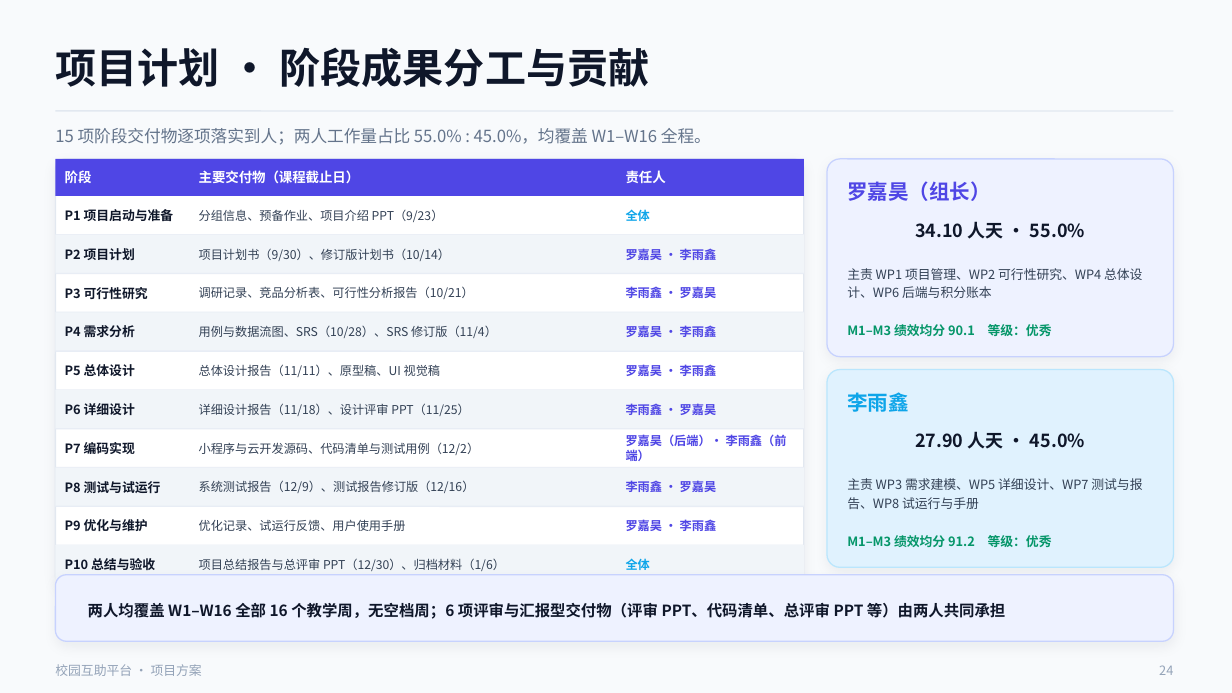
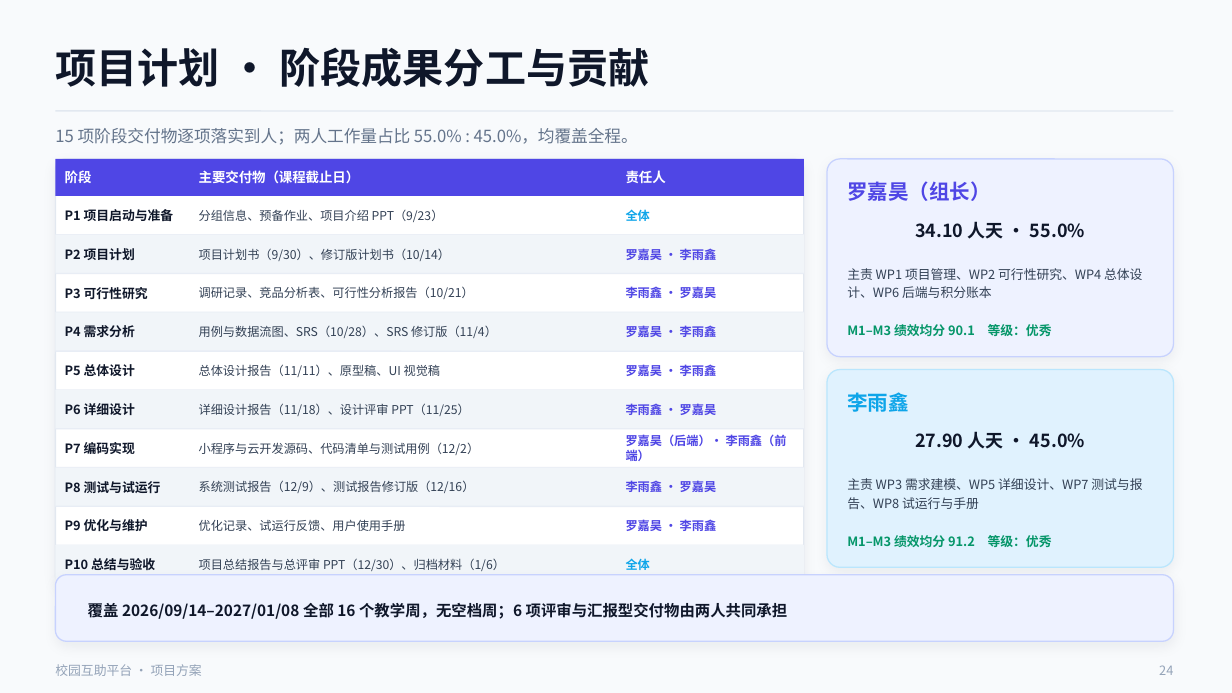
Before and after one commit to lunasama868/SE2026-G22-campus-mutual-aid, a slide deck: slide 24 of assets/SE2026-G22-校园互助平台-项目方案PPT.pptx. Drawn at 1232x693 pixels with LibreOffice and Linux fonts; fonts in the diff are those of the drawing. Boxes give left, top, right and bottom in pixels: in the first picture for what was removed or moved away, otherwise in the second. Text is boxed around its words. In the diff, an @@ line names an element or a change of style, - is before the commit and + after.

Commit message:
docs/ppt: 周次标记 W1-W16 全部替换为明确日历日期
- 项目计划书：正文、表 2-3、表 4-2、表 5-2、表 5-5、附录 A/E 中所有 W 周次改为 2026/09/14 形式的日期
- 表 5-2 逐周负载表改为按日期区间标注，表 5-5 去掉教学周列
- PPT：17 处周次标记改为日期，并精简 4 处因日期变长而溢出的文案

```diff
--- a/assets/SE2026-G22-校园互助平台-项目方案PPT.pptx
+++ b/assets/SE2026-G22-校园互助平台-项目方案PPT.pptx
@@ text at box(55, 128, 638, 145): text changed @@
-15 项阶段交付物逐项落实到人；两人工作量占比 55.0% : 45.0%，均覆盖 W1–W16 全程。
+15 项阶段交付物逐项落实到人；两人工作量占比 55.0% : 45.0%，均覆盖全程。
@@ text at box(88, 601, 788, 621): text changed @@
-两人均覆盖 W1–W16 全部 16 个教学周，无空档周；6 项评审与汇报型交付物（评审 PPT、代码清单、总评审 PPT 等）由两人共同承担
+覆盖 2026/09/14–2027/01/08 全部 16 个教学周，无空档周；6 项评审与汇报型交付物由两人共同承担
```
Also in this commit, not shown: 5 other slides changed, 1 other file.
